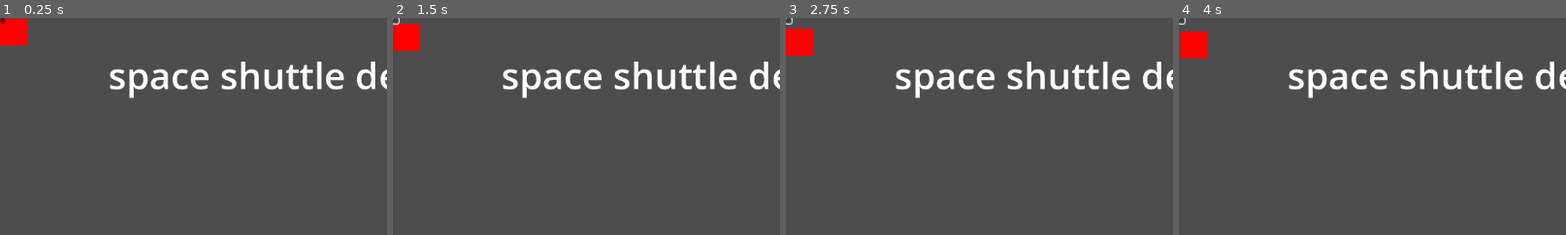
Above: before the commit, frames 1-4 (left to right).
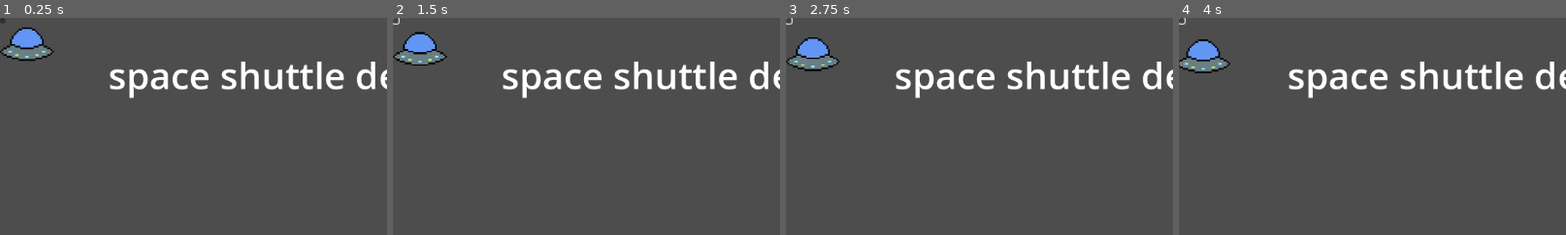
Above: after the commit, the same moments.

Repository: MissionToPsyche-Iridium/iridium_21k_web_game-byu-i
Game: Godot game, scene res://main.tscn
The game is run twice, just before and just after one commit, with the same random seed, the same clock (stepped at 60 frames per second) and the same inputs.
Inputs (mouse positions are % of the whole screen's width and height, from its top left):
- Up to frame 1 (0.25 s): no input
- Up to frame 2 (1.5 s): click (0, 1) at 0.5 s; click (0, 1) at 1.25 s
- Up to frame 3 (2.75 s): click (0, 1) at 2 s
- Up to frame 4 (4 s): hold A (A) 2.78-3.53 s; tap D (D) at 3.05, 3.6 s; tap W (W) at 3.8 s
The pictures show only the part of the screen within x 0-50%, y 0-50%; the shares and areas given below are measured in that part.

The runs differ from the first frame. In frame 1, 1.9% of the frame differs, in the area x 0-15%, y 0-20%; in frame 2, 1.9%; in frame 3, 1.9%; in frame 4, 1.8%.

Commit message:
Art, Json, & Movement

Diff:
--- /dev/null
+++ b/SpaceShuttle/Trivia.json
@@ -0,0 +1,5 @@
+{
+	"Game Name":"Space Lander!",
+	"TEQ001": "What is the largest planet in the solar system?",
+	"TEA001": "Jupiter"
+}
--- a/SpaceShuttle/main.gd
+++ b/SpaceShuttle/main.gd
@@ -1,10 +1,14 @@
 extends Node2D
-
+var rng = RandomNumberGenerator.new()
+var RI
+var dif
 
 # Called when the node enters the scene tree for the first time.
 func _ready():
-	pass # Replace with function body.
-
+	if dif == "Easy":
+		RI = rng.randi_range(0,10)
+	if dif == "Med":
+		RI = rng.randi_range(11,20)
 
 # Called every frame. 'delta' is the elapsed time since the previous frame.
 func _process(delta):
--- a/SpaceShuttle/main.tscn
+++ b/SpaceShuttle/main.tscn
@@ -7,6 +7,7 @@
 script = ExtResource("1_3iraa")
 
 [node name="Player" parent="." instance=ExtResource("1_1mr5g")]
+position = Vector2(40, 40)
 
 [node name="Label" type="Label" parent="."]
 offset_left = 161.0
--- a/SpaceShuttle/player.gd
+++ b/SpaceShuttle/player.gd
@@ -11,9 +11,9 @@
 	position.y += .098
 
 func _unhandled_input(event):
-	if event.is_action_pressed("W"):
+	if Input.is_action_pressed("W"):
 		position.y -= 4
-	elif event.is_action_pressed("A"):
+	elif Input.is_action_pressed("A"):
 		position.x -= 2
-	elif event.is_action_pressed("D"):
+	elif Input.is_action_pressed("D"):
 		position.x += 2
--- a/SpaceShuttle/player.tscn
+++ b/SpaceShuttle/player.tscn
@@ -1,13 +1,30 @@
-[gd_scene load_steps=2 format=3 uid="uid://b1lwsuxp2udjv"]
+[gd_scene load_steps=4 format=3 uid="uid://b1lwsuxp2udjv"]
 
 [ext_resource type="Script" path="res://player.gd" id="1_fvbno"]
+[ext_resource type="Texture2D" uid="uid://kkpxpa0tey06" path="res://Art/UFO1.0.png" id="2_u4cyb"]
+
+[sub_resource type="SpriteFrames" id="SpriteFrames_y7jj6"]
+animations = [{
+"frames": [{
+"duration": 1.0,
+"texture": ExtResource("2_u4cyb")
+}],
+"loop": true,
+"name": &"default",
+"speed": 5.0
+}]
 
 [node name="Player" type="Node2D"]
 script = ExtResource("1_fvbno")
 
 [node name="ColorRect" type="ColorRect" parent="."]
+visible = false
 offset_right = 40.0
 offset_bottom = 40.0
 color = Color(1, 0, 0, 1)
 
 [node name="Sprite2D" type="Sprite2D" parent="."]
+
+[node name="AnimatedSprite2D" type="AnimatedSprite2D" parent="."]
+scale = Vector2(0.25, 0.25)
+sprite_frames = SubResource("SpriteFrames_y7jj6")
Binary file added: SpaceShuttle/Art/UFO1.0.png
Not shown, added: SpaceShuttle/Art/UFO1.0.png.import
